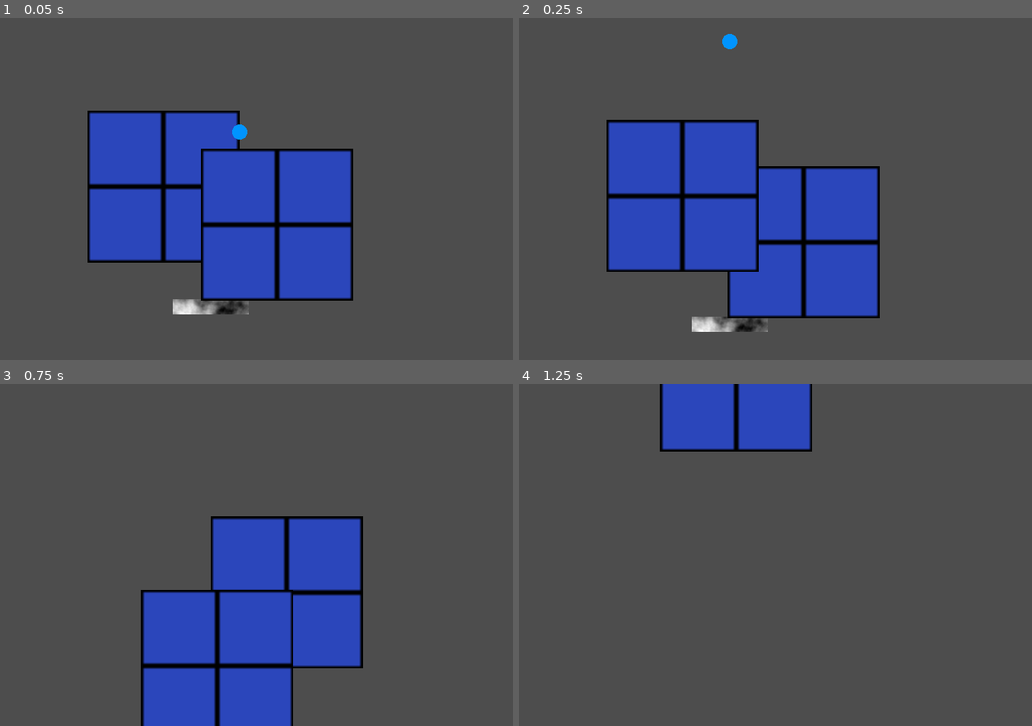
Above: before the commit, frames 1-4 (two rows, left to right).
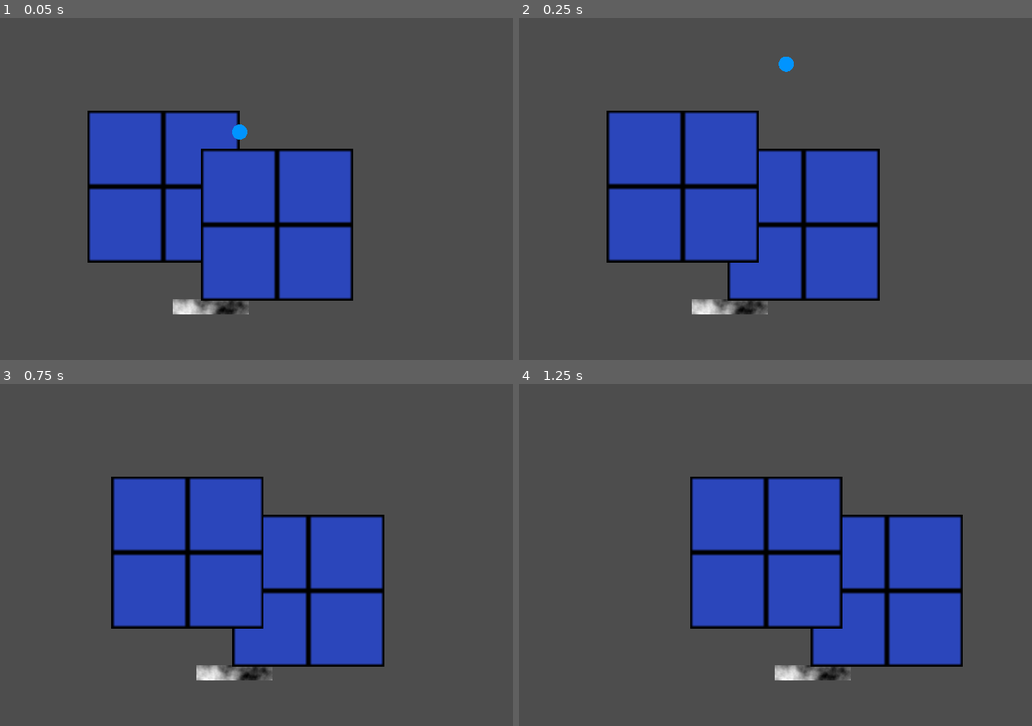
Above: after the commit, the same moments.

Repository: dadames/GMTK2024
Game: Godot game, scene res://Game/test_area.tscn
The game is run twice, just before and just after one commit, with the same random seed, the same clock (stepped at 60 frames per second) and the same inputs. This scene is started directly instead of the project's main scene.
Inputs:
- Up to frame 1 (0.05 s): no input
- Up to frame 2 (0.25 s): no input
- Up to frame 3 (0.75 s): hold Right (ui_right) from 0.53 s (still down); hold 0 from 0.53 s (still down)
- Up to frame 4 (1.25 s): keep holding Right (ui_right); keep holding 0

Frame 1 is identical in both runs. In frame 2, 8.8% of the frame differs, in the area x 17-71%, y 4-92%; in frame 3, 21%; in frame 4, 31%, in the area x 27-87%, y 0-87%.
Error in both runs: Cannot call method 'get_screen_center_position' on a null value. (res://Game/Paddle/paddle.gd:43)

Commit message:
Changed merge logic with paddle to duplicate shapes across all bodies, no need to wrangle hitboxes

Diff:
--- a/Game/Brick/semi_brick_controller.gd
+++ b/Game/Brick/semi_brick_controller.gd
@@ -12,7 +12,6 @@
 	brick = brickIn
 	sprite.modulate = brick.color
 	brick.falling.connect(on_falling)
-	brick.merge.connect(on_merge)
 
 func collided() -> void:
 	match activeState:
@@ -20,16 +19,8 @@
 			brick.start_falling()
 		State.Falling:
 			brick.start_merge()
-		State.Merged:
-			get_parent().consume_brick()
 
 func on_falling() -> void:
 	activeState = State.Falling
 	set_collision_layer_value(4, false)
 	set_collision_layer_value(5, true)
-
-func on_merge() -> void:
-	activeState = State.Merged
-	set_collision_layer_value(5, true)
-	set_collision_layer_value(2, true)
-	set_collision_layer_value(7, true)
--- a/Game/Paddle/paddle.gd
+++ b/Game/Paddle/paddle.gd
@@ -10,12 +10,12 @@
 	set(value):
 		width = value
 		sprite.texture.width = Globals.BLOCK_PIXELS * width
-		(collider.shape as RectangleShape2D).size.x = Globals.BLOCK_PIXELS * width
+		(base_collider.shape as RectangleShape2D).size.x = Globals.BLOCK_PIXELS * width
 		_ready()
 
 @onready var sprite: Sprite2D = $Sprite2D
-@onready var body2D: PhysicsBody2D = $StaticBody2D
-@onready var collider: CollisionShape2D = %CollisionShape2D
+@onready var bodies: Array[CollisionObject2D] = [%StaticBody2D, %CollisionDetection, self]
+@onready var base_collider: CollisionShape2D = %CollisionShape2D
 
 
 func _ready() -> void:
@@ -41,8 +41,8 @@
 	move_and_collide(velocity * delta)
 	var camera := get_viewport().get_camera_2d()
 	var cameraPosition: Vector2 = camera.get_screen_center_position()
-	var halfSize: Vector2 = Vector2(get_viewport().size) / camera.zoom / Vector2(2, 2)
-	position.y = cameraPosition.y + (halfSize.y * 0.8)
+	var halfSize: Vector2 = Vector2(get_viewport().size) / camera.zoom / 4.0
+	position.y = cameraPosition.y + (halfSize.y * 0.5)
 
 func consume_brick(brick: Brick, shift: Vector2i = Vector2i.UP + Vector2i.RIGHT) -> void:
 	# align the brick to the grid along shift
@@ -50,10 +50,16 @@
 	brick.position.y += shift.y * fmod(brick.position.x, Globals.BLOCK_PIXELS)# - Globals.BLOCK_PIXELS / 2.0
 	for child: Node2D in brick.get_children():
 		if child is SemiBrick:
-			var initialScale := child.global_scale
-			child.reparent(self)
-			child.global_scale = initialScale
-			child.collided()
+			for brick_sprite: Sprite2D in child.find_children("Sprite2D"):
+				brick_sprite.reparent(self)
+
+			for brick_collider: CollisionShape2D in child.find_children("CollisionShape2D"):
+				for body in bodies:
+					var dup := brick_collider.duplicate()
+					body.add_child(dup)
+					dup.global_position = brick_collider.global_position
+					dup.global_scale = brick_collider.global_scale
+
 	brick.call_deferred("queue_free")
 
 func _on_area_2d_body_shape_entered(_body_rid: RID, body: Node2D, _body_shape_index: int, _local_shape_index: int) -> void:
--- a/Game/Paddle/paddle.tscn
+++ b/Game/Paddle/paddle.tscn
@@ -30,6 +30,7 @@
 texture = SubResource("NoiseTexture2D_jnx1s")
 
 [node name="StaticBody2D" type="StaticBody2D" parent="."]
+unique_name_in_owner = true
 collision_layer = 32
 collision_mask = 64
 physics_material_override = SubResource("PhysicsMaterial_5cggl")
@@ -40,6 +41,7 @@
 shape = SubResource("RectangleShape2D_7tft1")
 
 [node name="CollisionDetection" type="Area2D" parent="."]
+unique_name_in_owner = true
 collision_layer = 0
 collision_mask = 16
 
--- a/Game/test_area.tscn
+++ b/Game/test_area.tscn
@@ -26,14 +26,13 @@
 
 [node name="Brick" parent="Level" instance=ExtResource("4_03qye")]
 position = Vector2(545, 350)
-scale = Vector2(0.707112, 0.707112)
+scale = Vector2(5, 5)
 color = Color(0.169077, 0.272924, 0.734172, 1)
 
 [node name="Brick2" parent="Level" instance=ExtResource("4_03qye")]
 position = Vector2(784, 432)
-scale = Vector2(0.707112, 0.707112)
+scale = Vector2(5, 5)
 color = Color(0.169077, 0.272924, 0.734172, 1)
 
 [node name="Ball" parent="." instance=ExtResource("1_p3k5k")]
 position = Vector2(640, 256)
-speed = 500.0
